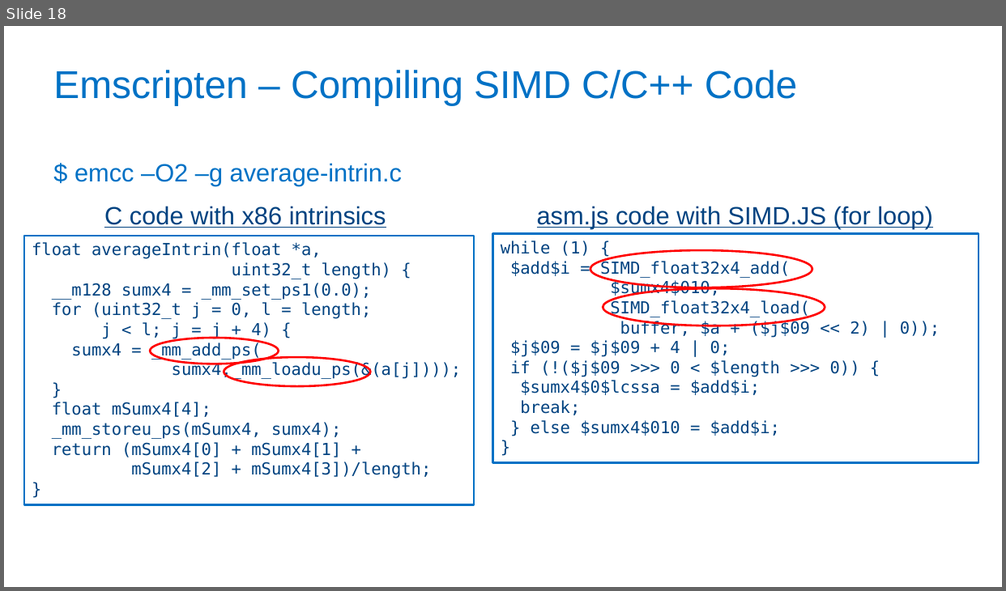
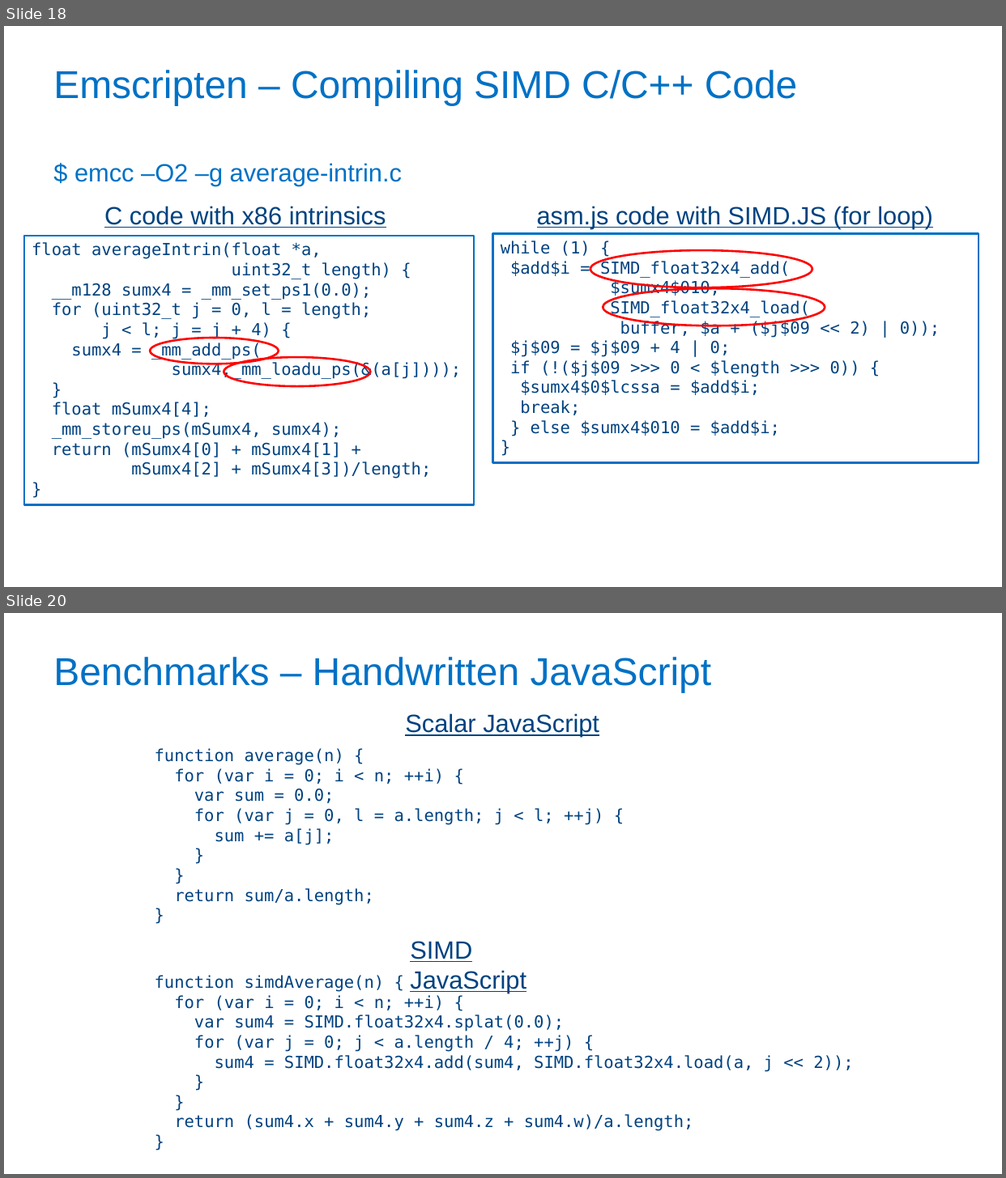
Before and after one commit to PeterJensen/wpmvp2015, a slide deck: simdjs-presentation.pptx. Shown one above the other, each under a label of ours: slide 18 before the commit, slides 18 and 20 after it; the slides between them are not shown. The pictures are 1006x591 and 1006x1178 pixels, drawn with LibreOffice and Linux fonts; fonts in the diff are those of the drawing; background and template pictures are left out. Boxes give left, top, right and bottom in pixels: in the first picture for what was removed or moved away, otherwise in the second. Text is boxed around its words. In the diff, an @@ line names an element or a change of style, - is before the commit and + after.

```diff
--- a/simdjs-presentation.pptx
+++ b/simdjs-presentation.pptx
@@ slide 20 added at (x1=4, y1=613, x2=1002, y2=1174), background #FFFFFF @@
@@ title added at (x1=53, y1=657, x2=712, y2=693), 37.3 pt, text #0071C5 @@
+Benchmarks – Handwritten JavaScript
@@ text added at (x1=405, y1=713, x2=599, y2=736), 24 pt, text #004280, underline @@
+Scalar JavaScript
@@ text added at (x1=155, y1=748, x2=603, y2=905), 16 pt, text #004280 @@
+function average(n) {
+for (var i = 0; i < n; ++i) {
+var sum = 0.0;
+for (var j = 0, l = a.length; j < l; ++j) {
+sum += a[j];
+}
+}
+return sum/a.length;
+}
@@ text added at (x1=410, y1=941, x2=526, y2=993), 24 pt, text #004280, underline @@
+SIMD JavaScript
@@ text added at (x1=155, y1=975, x2=853, y2=1131), 16 pt, text #004280 @@
+function simdAverage(n) {
+for (var i = 0; i < n; ++i) {
+var sum4 = SIMD.float32x4.splat(0.0);
+for (var j = 0; j < a.length / 4; ++j) {
+sum4 = SIMD.float32x4.add(sum4, SIMD.float32x4.load(a, j << 2));
+}
+}
+return (sum4.x + sum4.y + sum4.z + sum4.w)/a.length;
+}
```
Also in this commit, not shown: 5 slides changed, 7 other slides added, 1 other file.
